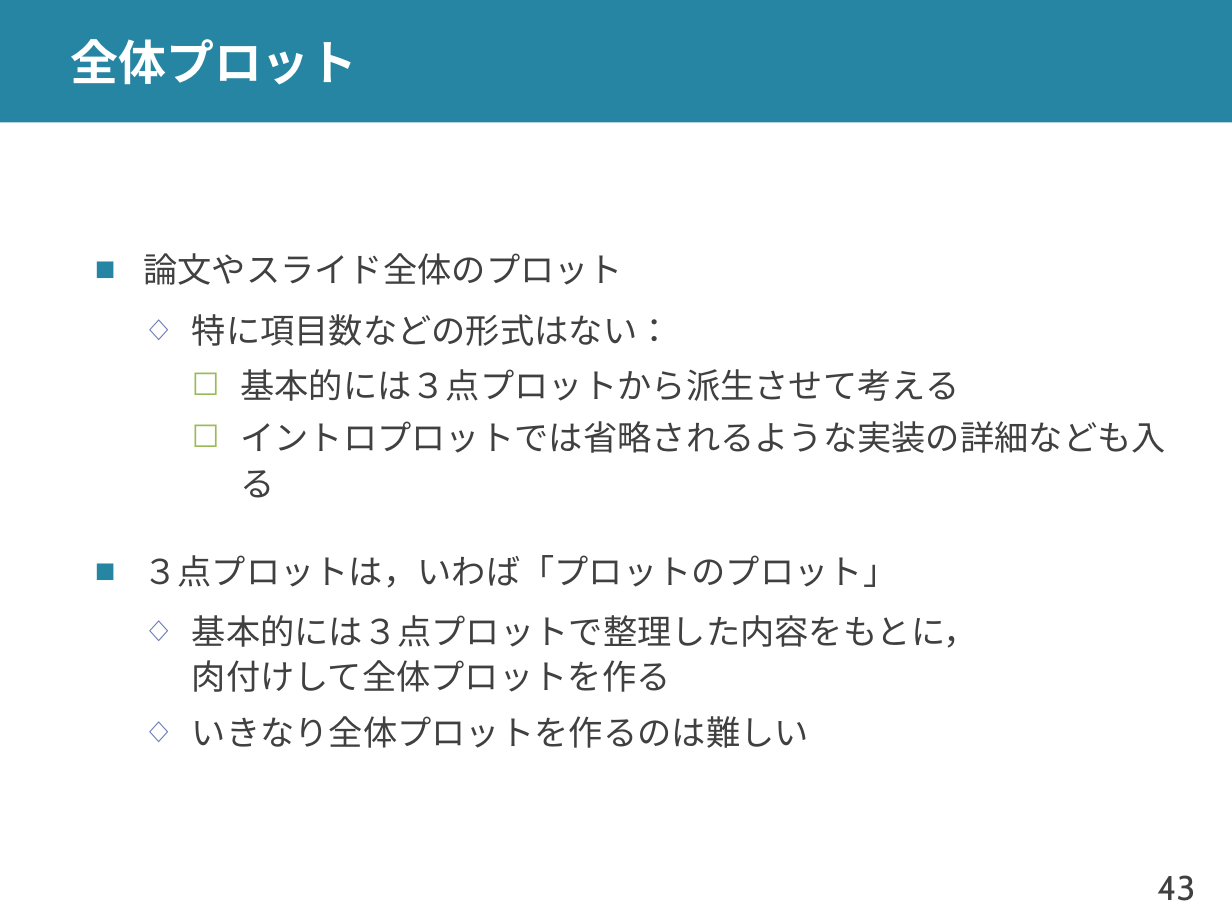
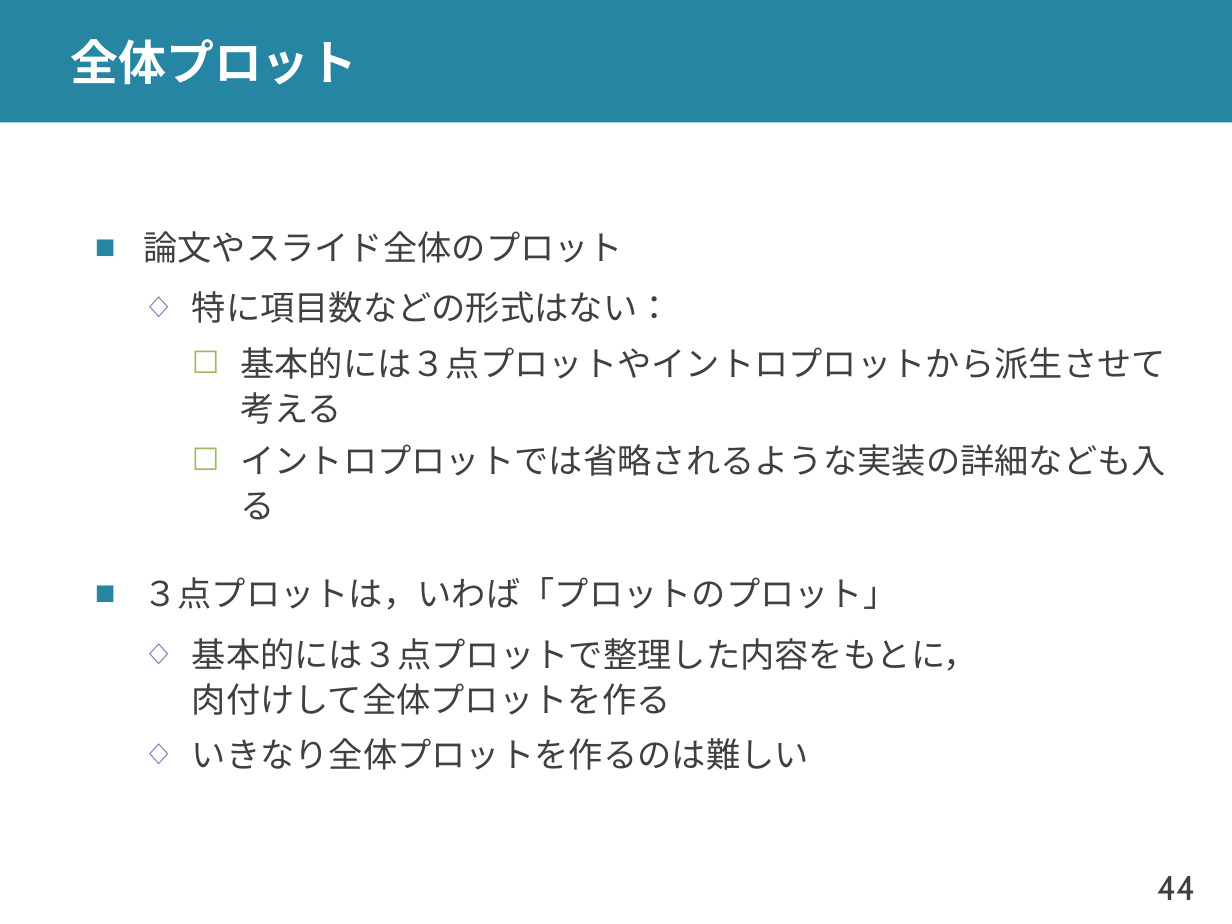
Before and after one commit to shioya-lab/how-to, a slide deck: slide 44 of plot.pptx (slide 43 before the commit). Drawn at 1232x924 pixels with LibreOffice and Linux fonts; fonts in the diff are those of the drawing. Boxes give left, top, right and bottom in pixels: in the first picture for what was removed or moved away, otherwise in the second. Text is boxed around its words. In the diff, an @@ line names an element or a change of style, - is before the commit and + after.

```diff
--- a/plot.pptx
+++ b/plot.pptx
@@ text at bbox=[240, 347, 1166, 379]: text changed @@
-    ☐ 基本的には３点プロットから派生させて考える
+    ☐ 基本的には３点プロットやイントロプロットから派生させて考える
@@ page number at bbox=[1157, 876, 1195, 900]: text changed @@
-43
+44
```
Also in this commit, not shown: 14 other slides changed, 1 slide added, 1 other file.
